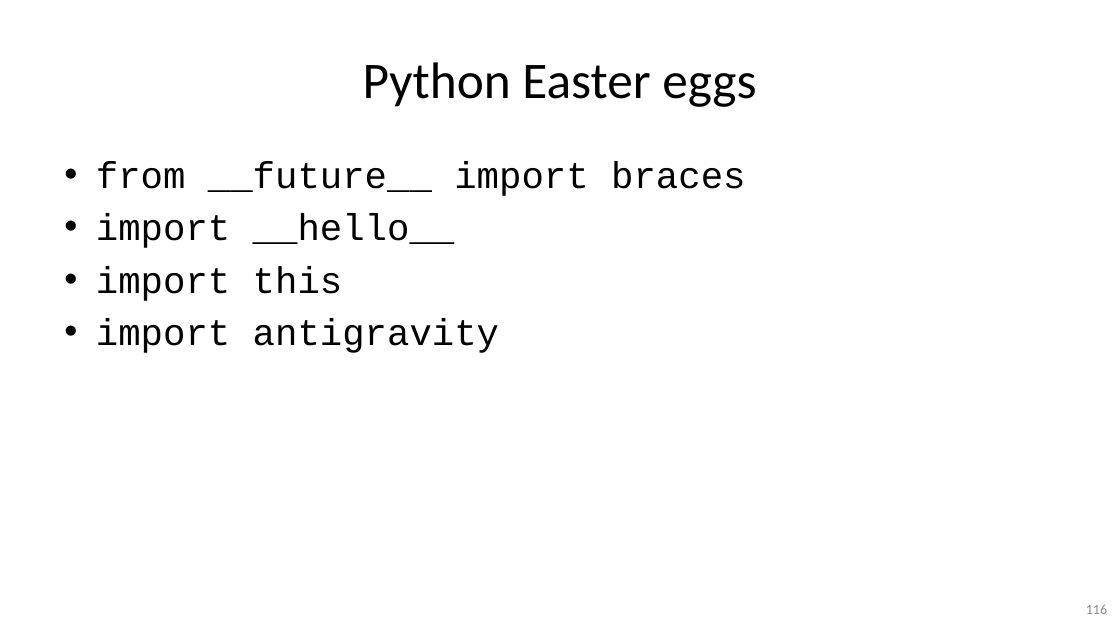
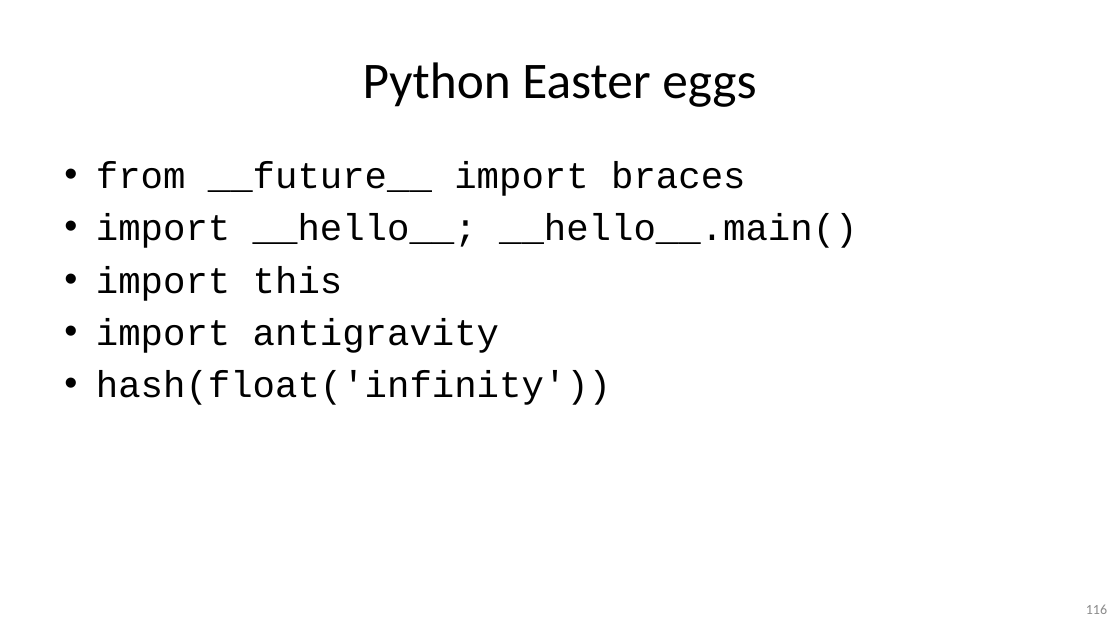
Before and after one commit to gjbex/Python-for-programmers, a slide deck: slide 116 of python_for_programmers.pptx. Drawn at 1120x630 pixels with LibreOffice and Linux fonts; fonts in the diff are those of the drawing. Boxes give left, top, right and bottom in pixels: in the first picture for what was removed or moved away, otherwise in the second. Text is boxed around its words. In the diff, an @@ line names an element or a change of style, - is before the commit and + after.

Commit message:
Update Easter eggs

```diff
--- a/python_for_programmers.pptx
+++ b/python_for_programmers.pptx
@@ text at (96,214,857,248): text changed @@
-• import __hello__
+• import __hello__; __hello__.main()
@@ text at (96,371,611,405): paragraph added @@
+• hash(float('infinity'))
```
Also in this commit, not shown: 1 other slide changed.
